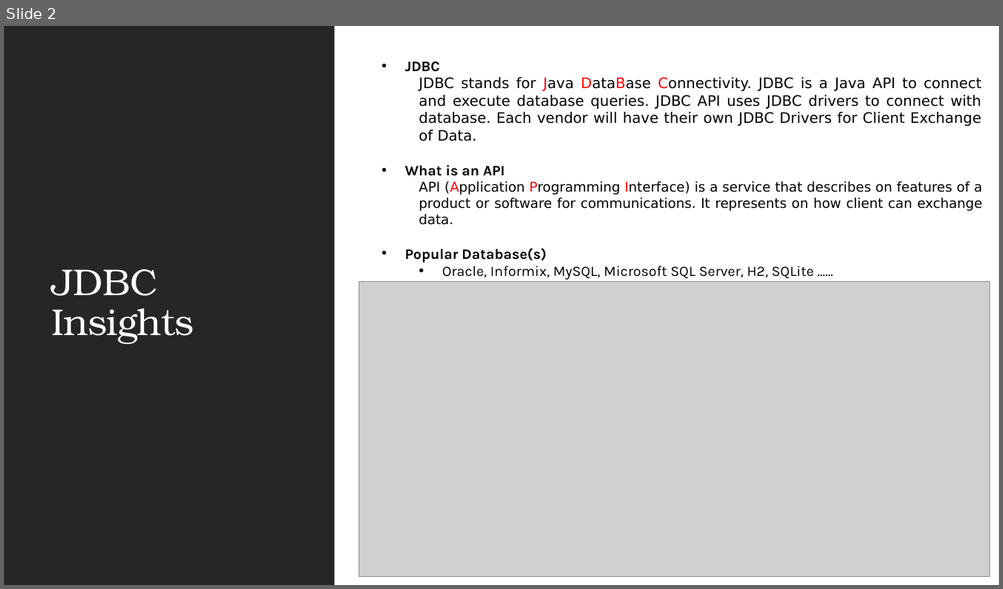
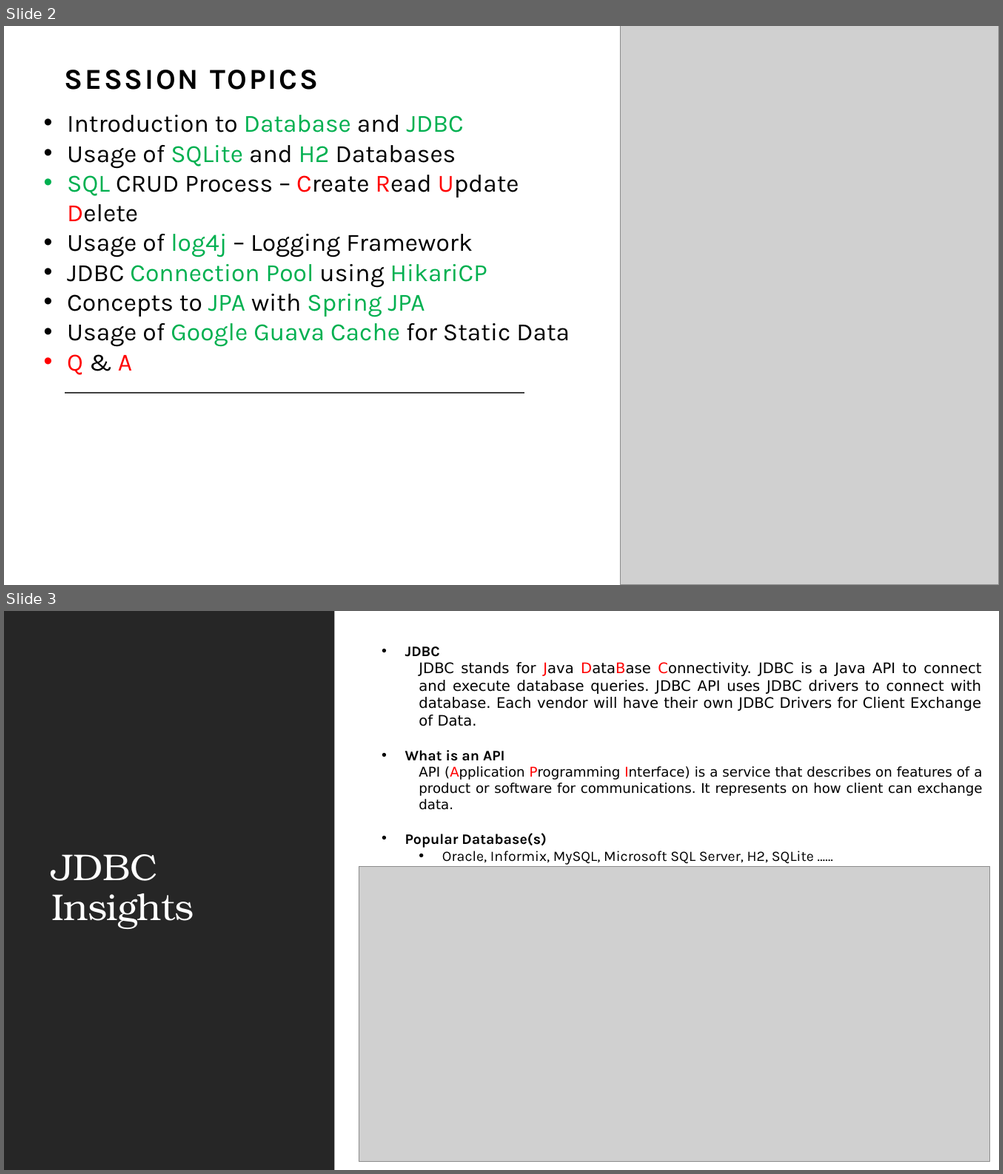
Before and after one commit to JSS-DEVCORE/JdbcExample, a slide deck: docs/JDBC Insights.pptx. Shown one above the other, each under a label of ours: slide 2 before the commit, slides 2 and 3 after it. The pictures are 1003x589 and 1003x1174 pixels, drawn with LibreOffice and Linux fonts; fonts in the diff are those of the drawing; grey boxes stand for pictures. Boxes give left, top, right and bottom in pixels: in the first picture for what was removed or moved away, otherwise in the second. Text is boxed around its words. In the diff, an @@ line names an element or a change of style, - is before the commit and + after.

```diff
--- a/docs/JDBC Insights.pptx
+++ b/docs/JDBC Insights.pptx
@@ slide 2 added at (x1=4, y1=26, x2=999, y2=585), background #FFFFFF; not listed: 1 template element that a slide beside it also shows @@
@@ rectangle added at (x1=4, y1=26, x2=999, y2=585), fill #FFFFFF @@
@@ picture added at (x1=620, y1=26, x2=999, y2=585) @@
@@ subtitle added at (x1=65, y1=70, x2=318, y2=90), 28 pt, text #000000, bold @@
+SESSION TOPICS
@@ text added at (x1=67, y1=115, x2=569, y2=347), 24 pt, text #000000 @@
+• Introduction to Database and JDBC
+• Usage of SQLite and H2 Databases
+• SQL CRUD Process – Create Read Update Delete
+• Usage of log4j – Logging Framework
+• JDBC Connection Pool using HikariCP
+• Concepts to JPA with Spring JPA
+• Usage of Google Guava Cache for Static Data
+• Q & A
@@ line added from (65, 393) to (525, 393), #404040 1 pt @@
@@ what was slide 2 is now slide 3 @@
```
Also in this commit, not shown: 7 slides changed, 2 other slides added, 5 other files.
